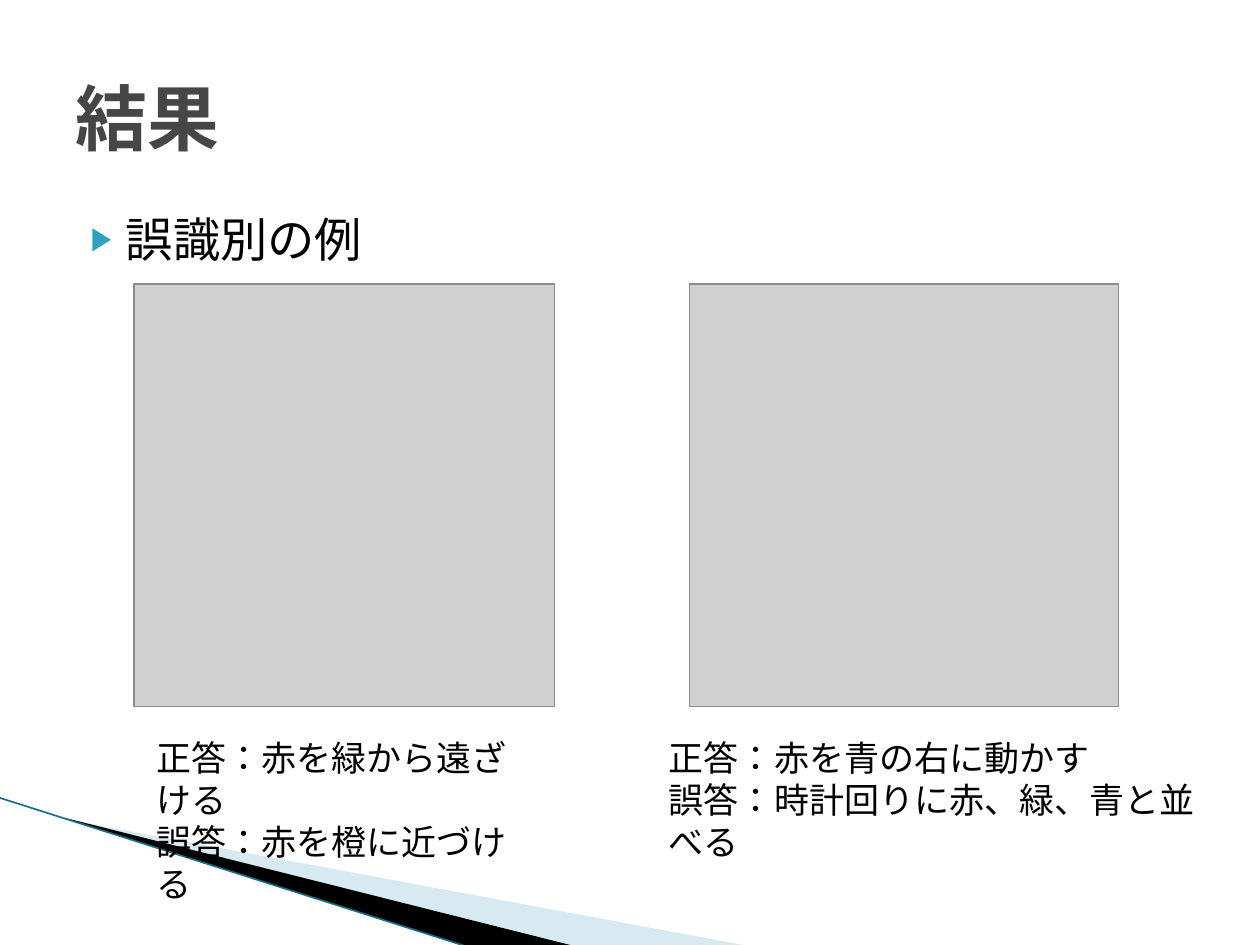
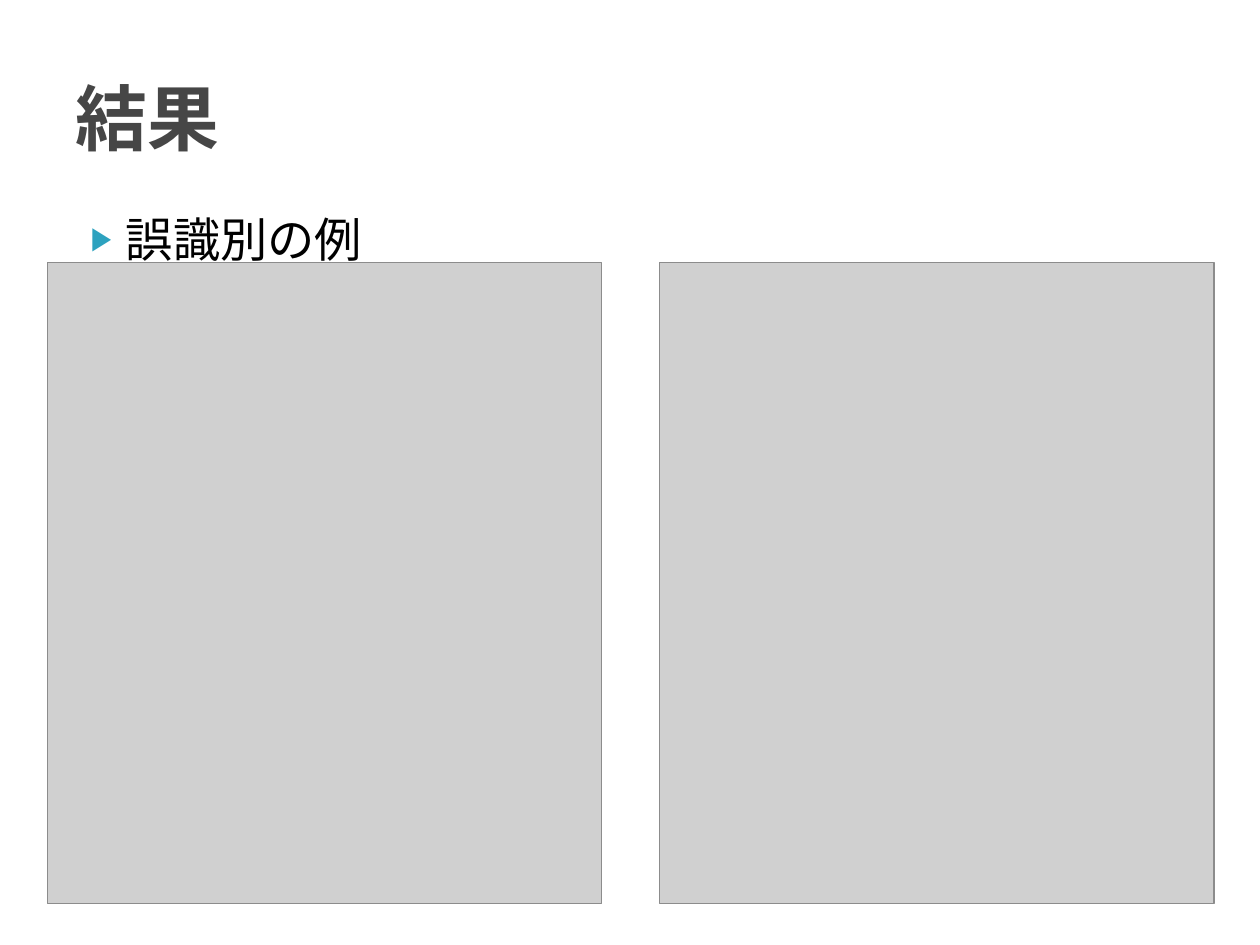
Before and after one commit to TetsuyaKomota/GitforEclipseTest, a slide deck: slide 13 of IntentionLearning/memo/presentation/卒論発表会スライド.pptx (slide 14 before the commit). Drawn at 1260x945 pixels with LibreOffice and Linux fonts; fonts in the diff are those of the drawing; grey boxes stand for pictures; background and template pictures are left out. Boxes give left, top, right and bottom in pixels: in the first picture for what was removed or moved away, otherwise in the second. Text is boxed around its words. In the diff, an @@ line names an element or a change of style, - is before the commit and + after.

```diff
--- a/IntentionLearning/memo/presentation/卒論発表会スライド.pptx
+++ b/IntentionLearning/memo/presentation/卒論発表会スライド.pptx
@@ picture: place and size @@
-picture at (134, 284, 554, 707)
+picture at (48, 262, 602, 903)
@@ picture: place and size @@
-picture at (689, 284, 1118, 707)
+picture at (660, 262, 1215, 903)
@@ text removed at (156, 741, 507, 899) @@
-正答：赤を緑から遠ざける
-誤答：赤を橙に近づける
@@ text removed at (669, 741, 1195, 816) @@
-正答：赤を青の右に動かす
-誤答：時計回りに赤、緑、青と並べる
@@ line removed from (0, 798) to (467, 945) @@
@@ freeform shape removed at (67, 818, 576, 945) @@
@@ freeform shape removed at (69, 819, 750, 945) @@
```
Also in this commit, not shown: 2 other slides changed, 3 other files.
